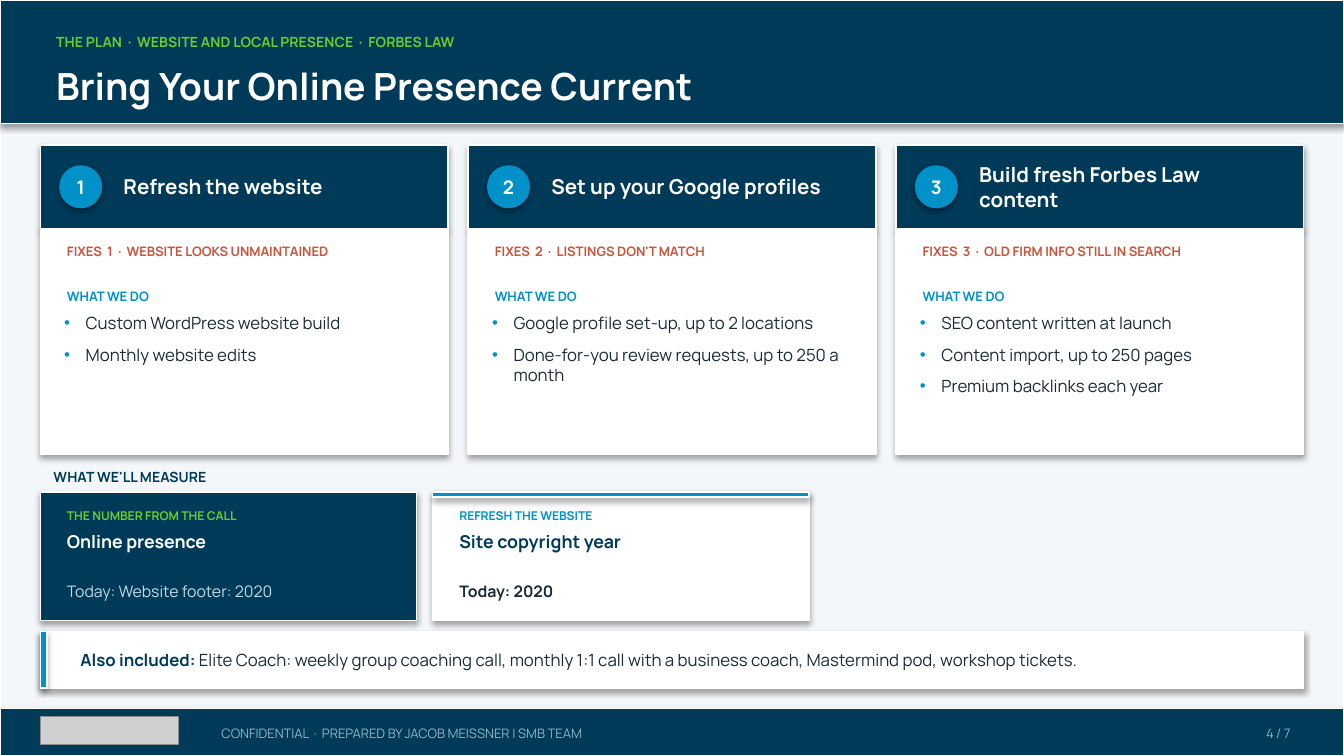
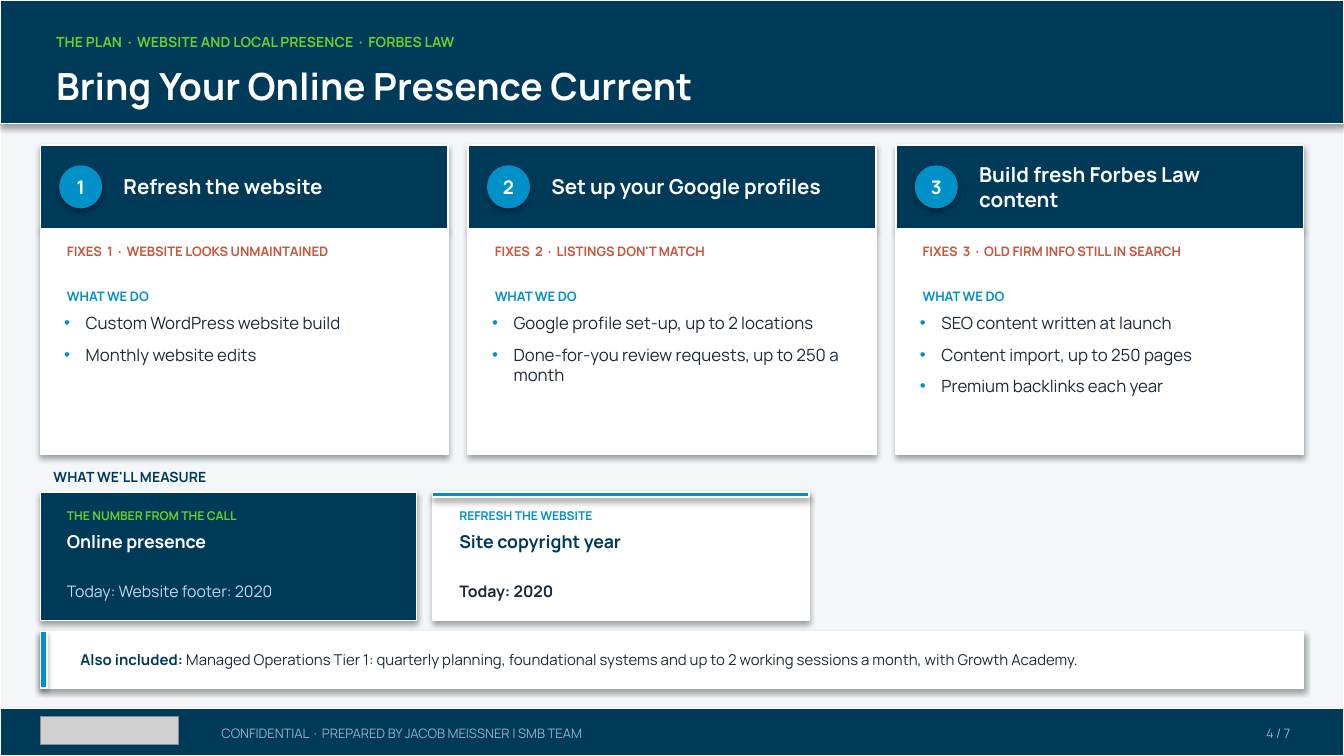
Before and after one commit to SMB-Team-Technology/workwith-smbteam, a slide deck: slide 4 of forbes-law/Forbes Law_November 20, 2026_Proposal.pptx. Drawn at 1344x756 pixels with LibreOffice and Linux fonts; fonts in the diff are those of the drawing; grey boxes stand for pictures. Boxes give left, top, right and bottom in pixels: in the first picture for what was removed or moved away, otherwise in the second. Text is boxed around its words. In the diff, an @@ line names an element or a change of style, - is before the commit and + after.

```diff
--- a/forbes-law/Forbes Law_November 20, 2026_Proposal.pptx
+++ b/forbes-law/Forbes Law_November 20, 2026_Proposal.pptx
@@ text at [80,654,1077,669]: text changed; size 9 to 8 pt @@
-Also included: Elite Coach: weekly group coaching call, monthly 1:1 call with a business coach, Mastermind pod, workshop tickets.
+Also included: Managed Operations Tier 1: quarterly planning, foundational systems and up to 2 working sessions a month, with Growth Academy.
```
Also in this commit, not shown: 3 other slides changed, 2 other files.
